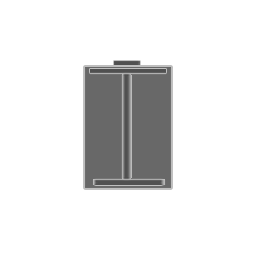
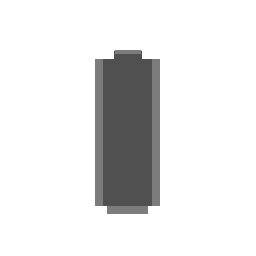
Comparing the layer stacks of the two 256px x 256px images. Changes:
painted on "Layer 2" over box(90, 50, 166, 214)
painted on "Layer 1" over box(85, 51, 171, 206)
removed layer "Layer 3" over box(114, 61, 140, 67)
